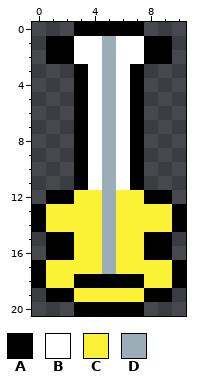
Two states of a pixel-art file, Assets/Sprites/BassGuitar.aseprite. This is how it looked before the edit.
11x21 pixels, 1 frame.
Palette (. is transparent): A #000000  B #ffffff  C #fbf236  D #9badb7
Pixels before, first column x 0:
 0 ...AAAAA...
 1 .AABBDBBAA.
 2 .AABBDBBAA.
 3 ...ABDBA...
 4 ...ABDBA...
 5 ...ABDBA...
 6 ...ABDBA...
 7 ...ABDBA...
 8 ...ABDBA...
 9 ...ABDBA...
10 ...ABDBA...
11 ...ABDBA...
12 .AACCDCCAA.
13 ACCCCDCCCCA
14 ACCCCDCCCCA
15 .AACCDCCAA.
16 .AACCDCCAA.
17 ACCCCDCCCCA
18 ACCAAAAACCA
19 .AACCCCCAA.
20 ...AAAAA...
New version:
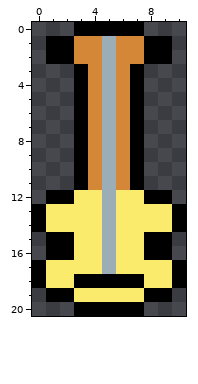
The exact change:
colour B: #ffffff -> #d48736
colour C: #fbf236 -> #fbeb6c
